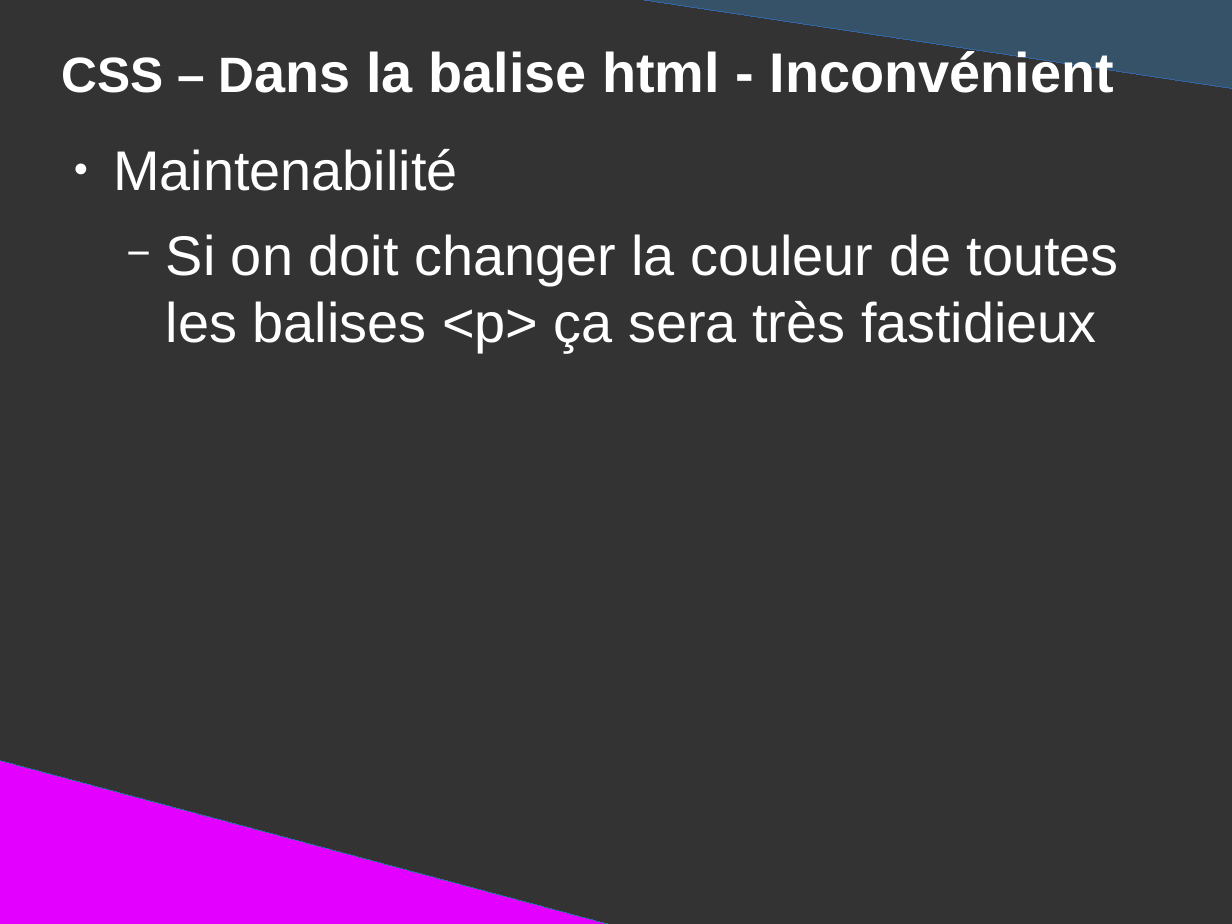
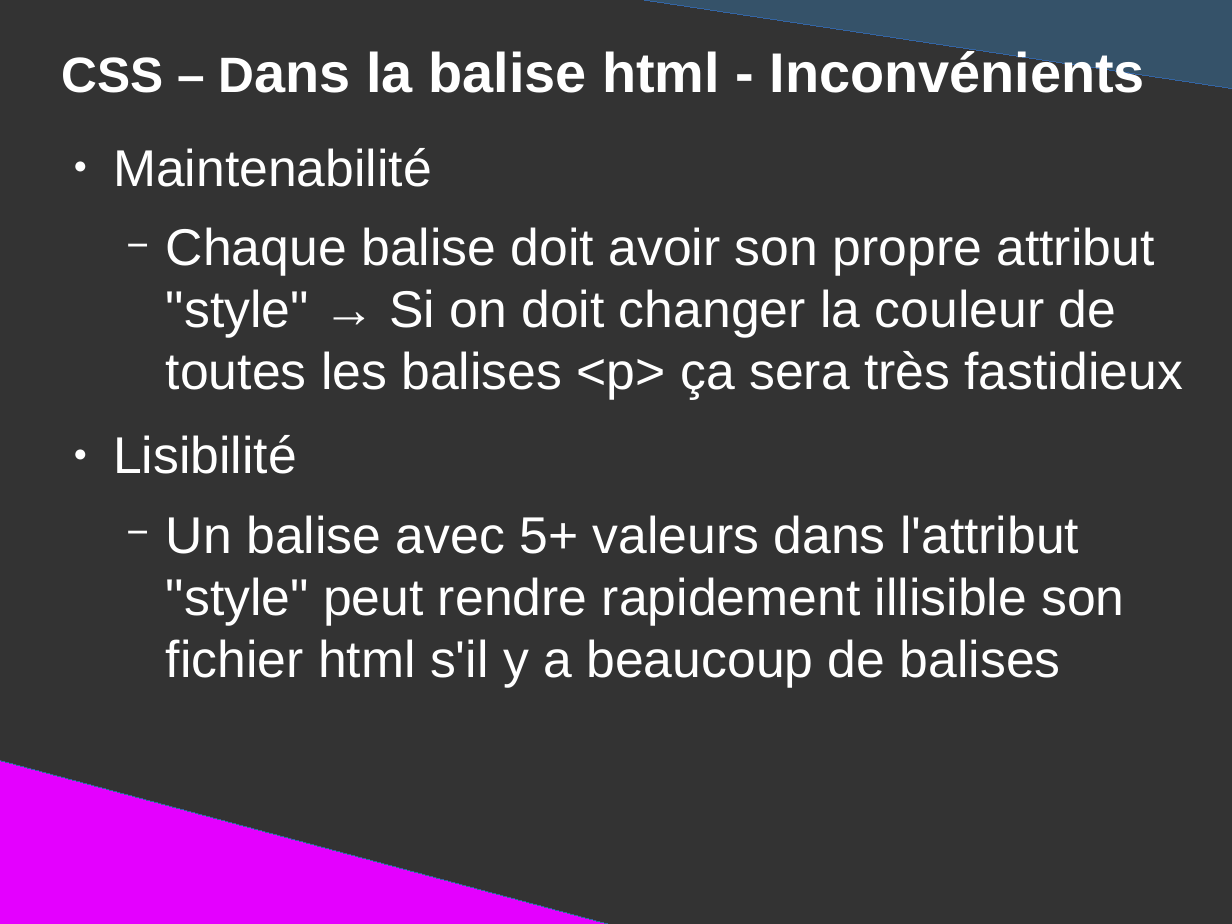
Before and after one commit to DanYellow/presentations, a slide deck: slide 66 of mmi/html/travaux-pratiques/numero-1/presentation.odp (slide 64 before the commit). Drawn at 1232x924 pixels with LibreOffice and Linux fonts; fonts in the diff are those of the drawing. Boxes give left, top, right and bottom in pixels: in the first picture for what was removed or moved away, otherwise in the second. Text is boxed around its words. In the diff, an @@ line names an element or a change of style, - is before the commit and + after.

```diff
--- a/mmi/html/travaux-pratiques/numero-1/presentation.odp
+++ b/mmi/html/travaux-pratiques/numero-1/presentation.odp
@@ title at (61, 48, 1145, 93): text changed @@
-CSS – Dans la balise html - Inconvénient
+CSS – Dans la balise html - Inconvénients
@@ text at (113, 148, 432, 187): size 36 to 33.3 pt in "Maintenabilité" @@
@@ text at (113, 227, 1183, 688): text changed; size 36 to 33.3 pt @@
-  − Si on doit changer la couleur de toutes les balises <p> ça sera très fastidieux
+  − Chaque balise doit avoir son propre attribut "style" → Si on doit changer la couleur de toutes les balises <p> ça sera très fastidieux
+● Lisibilité
+  − Un balise avec 5+ valeurs dans l'attribut "style" peut rendre rapidement illisible son fichier html s'il y a beaucoup de balises
```
Also in this commit, not shown: 11 other slides changed, 4 slides added, 2 other files.
